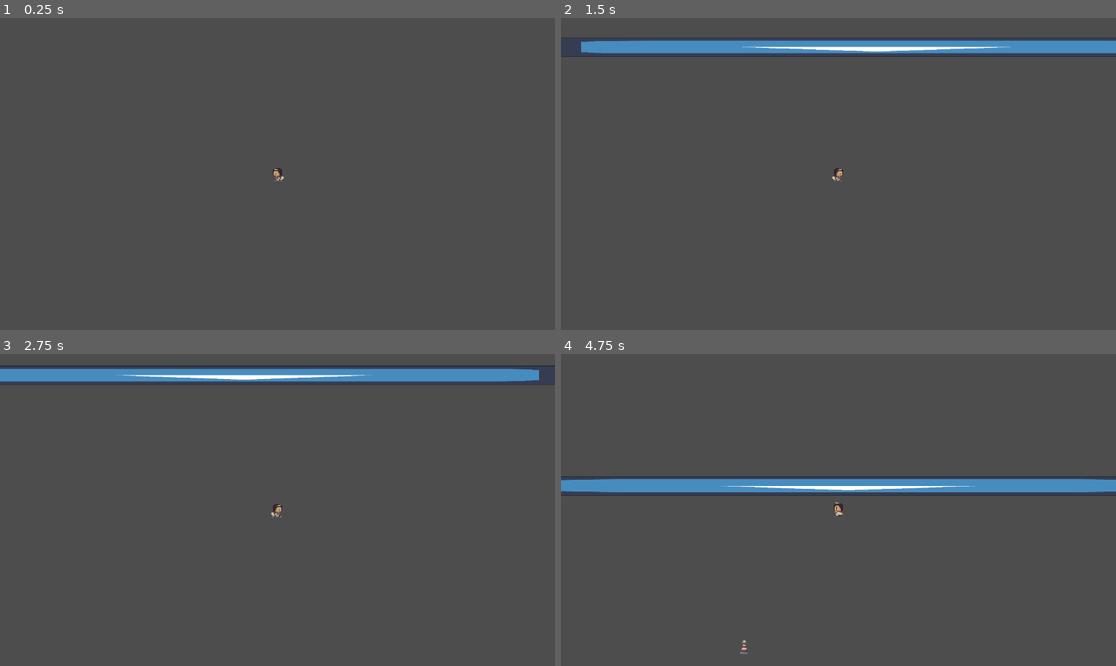
Above: before the commit, frames 1-4 (two rows, left to right).
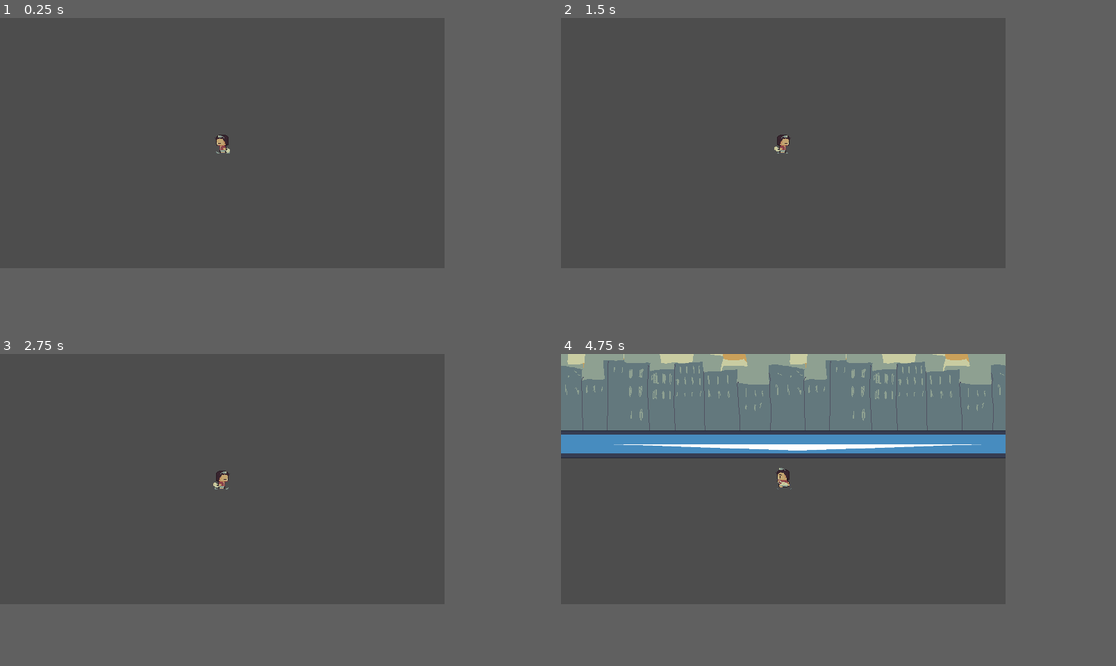
Above: after the commit, the same moments.

Repository: azulws/gamejam
Game: Godot game, scene res://escenas/mundo.tscn
Same seed, same stepped clock (60 frames per second), same inputs: the game is played once before the commit and once after it. The engine's default icon, where the game draws it, is replaced by a stand-in: a white triangle on a blue panel in a dark square.
Inputs:
- Up to frame 1 (0.25 s): no input
- Up to frame 2 (1.5 s): hold W (arriba) 0.53-1.28 s; hold D (der) 0.53-1.28 s; hold S (abajo) from 1.28 s (still down); tap D (der) at 1.35 s
- Up to frame 3 (2.75 s): release S (abajo) at 2.03 s; hold W (arriba) from 2.03 s (still down); hold D (der) from 2.03 s (still down)
- Up to frame 4 (4.75 s): release D (der) at 2.78 s; tap D (der) at 2.85, 4.35 s; release W (arriba) at 3.53 s; hold D (der) 3.53-4.28 s; hold A (izq) from 3.53 s (still down); tap Enter at 4.25 s
In our replay, the window is 799x449 before the commit and 640x360 after it. These sizes can differ from the game's own. Grey fills any space a smaller window leaves; there, only what the larger window draws over its background counts as a difference.

The runs differ from the first frame. In frame 1, 0.2% of the frame differs, in the area x 38-52%, y 37-53%; in frame 2, 4.7%; in frame 3, 4.7%; in frame 4, 29%, in the area x 0-100%, y 0-97%.

Commit message:
retoques

Diff:
--- /dev/null
+++ b/gamejam/escenas/background.tscn
@@ -0,0 +1,37 @@
+[gd_scene load_steps=5 format=3 uid="uid://cclxc6glhvwsm"]
+
+[ext_resource type="Texture2D" uid="uid://83nhcouwgsjl" path="res://assets/Fondo croto para probar/Fondo base.png" id="1_6b66u"]
+[ext_resource type="Texture2D" uid="uid://cpqc8vcqqidis" path="res://assets/Fondo croto para probar/Nubes crotas.png" id="2_uxub1"]
+[ext_resource type="Texture2D" uid="uid://th20n6wk3phl" path="res://assets/Fondo croto para probar/edificios 1 ponele.png" id="3_bo45c"]
+[ext_resource type="Texture2D" uid="uid://whgrusc6i70v" path="res://assets/Fondo croto para probar/edificios 2 ponele.png" id="4_vym3v"]
+
+[node name="Background" type="Node2D"]
+
+[node name="Parallax2D" type="Parallax2D" parent="."]
+repeat_size = Vector2(320, 0)
+repeat_times = 4
+
+[node name="Sprite2D" type="Sprite2D" parent="Parallax2D"]
+texture = ExtResource("1_6b66u")
+
+[node name="Parallax2D4" type="Parallax2D" parent="."]
+repeat_size = Vector2(320, 0)
+autoscroll = Vector2(30, 0)
+repeat_times = 4
+
+[node name="Sprite2D" type="Sprite2D" parent="Parallax2D4"]
+texture = ExtResource("2_uxub1")
+
+[node name="Parallax2D2" type="Parallax2D" parent="."]
+repeat_size = Vector2(320, 0)
+repeat_times = 4
+
+[node name="Sprite2D" type="Sprite2D" parent="Parallax2D2"]
+texture = ExtResource("3_bo45c")
+
+[node name="Parallax2D3" type="Parallax2D" parent="."]
+repeat_size = Vector2(320, 0)
+repeat_times = 4
+
+[node name="Sprite2D" type="Sprite2D" parent="Parallax2D3"]
+texture = ExtResource("4_vym3v")
--- a/gamejam/escenas/enemy_straight.tscn
+++ b/gamejam/escenas/enemy_straight.tscn
@@ -3,10 +3,12 @@
 [ext_resource type="Script" path="res://codigo/enemy_straight.gd" id="1_4s6uw"]
 [ext_resource type="Texture2D" uid="uid://7uv7n83su733" path="res://assets/items/Iman faro.png" id="2_5ax8o"]
 
-[sub_resource type="RectangleShape2D" id="RectangleShape2D_c2oow"]
-size = Vector2(123.5, 122)
+[sub_resource type="CapsuleShape2D" id="CapsuleShape2D_fl0a0"]
+radius = 6.0
+height = 18.0
 
 [node name="Enemy_straight" type="CharacterBody2D"]
+position = Vector2(0, -16)
 collision_mask = 3
 motion_mode = 1
 script = ExtResource("1_4s6uw")
@@ -15,15 +17,15 @@
 texture = ExtResource("2_5ax8o")
 
 [node name="CollisionShape2D" type="CollisionShape2D" parent="."]
-position = Vector2(-0.75, 0)
-shape = SubResource("RectangleShape2D_c2oow")
+position = Vector2(0, 7)
+shape = SubResource("CapsuleShape2D_fl0a0")
 
 [node name="Area2D" type="Area2D" parent="."]
 collision_mask = 3
 
 [node name="CollisionPolygon2D" type="CollisionPolygon2D" parent="Area2D"]
-position = Vector2(83, 17)
-polygon = PackedVector2Array(-19, 39, -19, -73, 52, -46, 52, 6)
+position = Vector2(29, 20)
+polygon = PackedVector2Array(-21, -4, -21, -36, 3, -28, 3, -12)
 
 [connection signal="body_entered" from="Area2D" to="." method="_on_area_2d_body_entered"]
 [connection signal="body_exited" from="Area2D" to="." method="_on_area_2d_body_exited"]
--- a/gamejam/escenas/enemy_zigzag.tscn
+++ b/gamejam/escenas/enemy_zigzag.tscn
@@ -3,8 +3,9 @@
 [ext_resource type="Script" path="res://codigo/enemy_zigzag.gd" id="1_m81rv"]
 [ext_resource type="Texture2D" uid="uid://7uv7n83su733" path="res://assets/items/Iman faro.png" id="2_fvx6f"]
 
-[sub_resource type="RectangleShape2D" id="RectangleShape2D_c2oow"]
-size = Vector2(123.5, 122)
+[sub_resource type="CapsuleShape2D" id="CapsuleShape2D_joaqd"]
+radius = 6.0
+height = 18.0
 
 [node name="Enemy_zigzag" type="CharacterBody2D"]
 collision_mask = 3
@@ -15,15 +16,12 @@
 texture = ExtResource("2_fvx6f")
 
 [node name="CollisionShape2D" type="CollisionShape2D" parent="."]
-position = Vector2(-0.75, 0)
-shape = SubResource("RectangleShape2D_c2oow")
+position = Vector2(0, 7)
+shape = SubResource("CapsuleShape2D_joaqd")
 
 [node name="Area2D" type="Area2D" parent="."]
 collision_mask = 3
 
 [node name="CollisionPolygon2D" type="CollisionPolygon2D" parent="Area2D"]
-position = Vector2(83, 17)
-polygon = PackedVector2Array(-19, 39, -19, -73, 52, -46, 52, 6)
-
-[connection signal="body_entered" from="Area2D" to="." method="_on_area_2d_body_entered"]
-[connection signal="body_exited" from="Area2D" to="." method="_on_area_2d_body_exited"]
+position = Vector2(29, 20)
+polygon = PackedVector2Array(-21, -4, -21, -36, 3, -28, 3, -12)
--- a/gamejam/escenas/jugador.tscn
+++ b/gamejam/escenas/jugador.tscn
@@ -99,7 +99,7 @@
 sprite_frames = SubResource("SpriteFrames_mwp2c")
 animation = &"idle"
 autoplay = "idle"
-frame_progress = 0.903647
+frame_progress = 0.0425365
 
 [node name="Camera2D" type="Camera2D" parent="."]
 
--- a/gamejam/escenas/mundo.tscn
+++ b/gamejam/escenas/mundo.tscn
@@ -1,5 +1,6 @@
-[gd_scene load_steps=5 format=3 uid="uid://c1k8jtm1tfs7d"]
+[gd_scene load_steps=6 format=3 uid="uid://c1k8jtm1tfs7d"]
 
+[ext_resource type="PackedScene" uid="uid://cclxc6glhvwsm" path="res://escenas/background.tscn" id="1_0kfdb"]
 [ext_resource type="PackedScene" uid="uid://hq4qnpivn7fh" path="res://escenas/enemy_spawner.tscn" id="1_0t6jh"]
 [ext_resource type="PackedScene" uid="uid://domoyeie03bdd" path="res://escenas/jugador.tscn" id="1_uceuo"]
 [ext_resource type="PackedScene" uid="uid://bkqxjv25p26tt" path="res://escenas/limiteMapa.tscn" id="2_kmei0"]
@@ -7,7 +8,8 @@
 
 [node name="mundo" type="Node2D"]
 
-[node name="Enemy_spawner" parent="." instance=ExtResource("1_0t6jh")]
+[node name="Background" parent="." instance=ExtResource("1_0kfdb")]
+position = Vector2(300, -443)
 
 [node name="Limites" type="Node" parent="."]
 
@@ -32,3 +34,5 @@
 [node name="Jugador" parent="." instance=ExtResource("1_uceuo")]
 position = Vector2(138, -5)
 motion_mode = 1
+
+[node name="Enemy_spawner" parent="." instance=ExtResource("1_0t6jh")]
--- a/gamejam/project.godot
+++ b/gamejam/project.godot
@@ -14,6 +14,12 @@
 run/main_scene="res://escenas/mundo.tscn"
 config/features=PackedStringArray("4.3", "Forward Plus")
 config/icon="res://icon.svg"
+
+[display]
+
+window/size/viewport_width=640
+window/size/viewport_height=360
+window/stretch/mode="canvas_items"
 
 [input]
 
Binary file added: gamejam/assets/Fondo croto para probar/Fondo base.png
Not shown, added: gamejam/assets/Fondo croto para probar/Fondo base.png.import
Binary file added: gamejam/assets/Fondo croto para probar/Nubes crotas.png
Not shown, added: gamejam/assets/Fondo croto para probar/Nubes crotas.png.import
Binary file added: gamejam/assets/Fondo croto para probar/edificios 1 ponele.png
Not shown, added: gamejam/assets/Fondo croto para probar/edificios 1 ponele.png.import
Binary file added: gamejam/assets/Fondo croto para probar/edificios 2 ponele.png
Not shown, added: gamejam/assets/Fondo croto para probar/edificios 2 ponele.png.import
